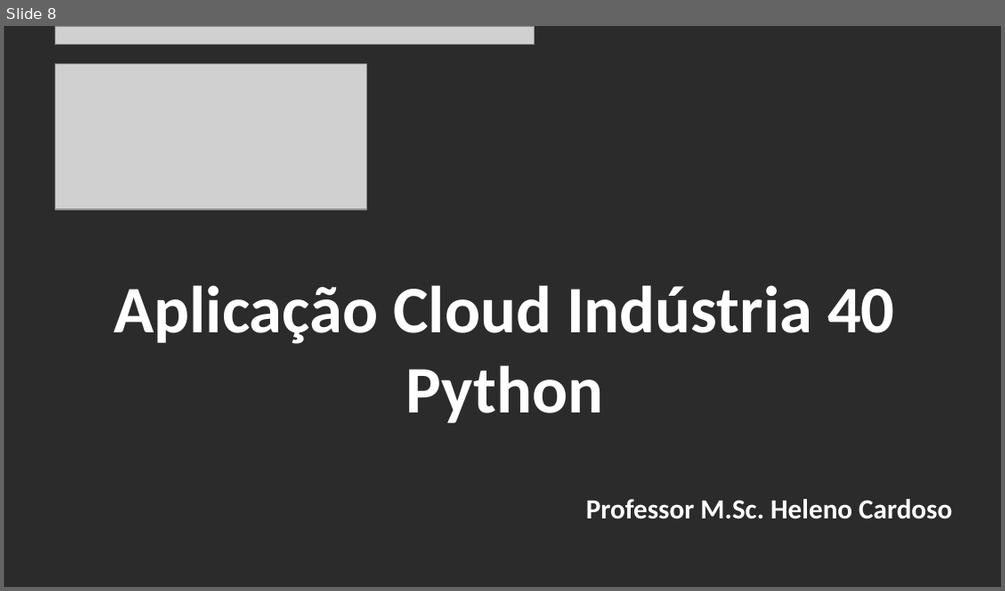
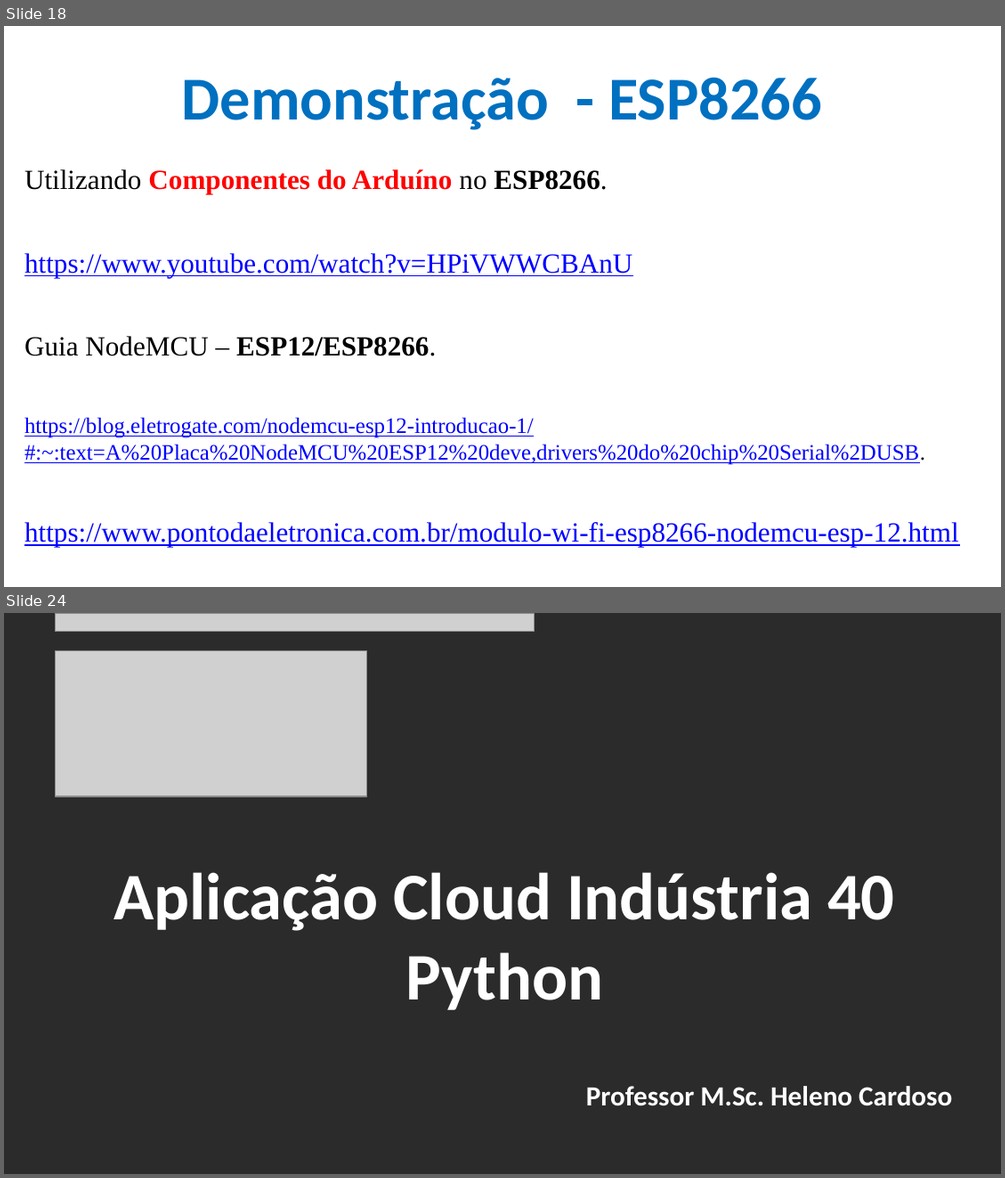
Before and after one commit to CloudEducationBrazil/WydenArea1AplicacaoCloudIndustria40Python, a slide deck: 01 Classes/Aula 05 - Aplicação Cloud Indústria 40 Python IoT Plataforma Nodemcu.pptx. Shown one above the other, each under a label of ours: slide 8 before the commit, slides 18 and 24 after it; the slides between them are not shown. The pictures are 1005x591 and 1005x1178 pixels, drawn with LibreOffice and Linux fonts; fonts in the diff are those of the drawing; grey boxes stand for pictures; background and template pictures are left out; a plain dark background stands for a picture behind light text. Boxes give left, top, right and bottom in pixels: in the first picture for what was removed or moved away, otherwise in the second. Text is boxed around its words. In the diff, an @@ line names an element or a change of style, - is before the commit and + after.

```diff
--- a/01 Classes/Aula 05 - Aplicação Cloud Indústria 40 Python IoT Plataforma Nodemcu.pptx
+++ b/01 Classes/Aula 05 - Aplicação Cloud Indústria 40 Python IoT Plataforma Nodemcu.pptx
@@ slide 18 added at bbox=[4, 26, 1001, 587], background picture (left out) @@
@@ title added at bbox=[182, 77, 822, 130], 44 pt, text #0070C0, bold @@
+Demonstração - ESP8266
@@ text added at bbox=[24, 169, 959, 547], 20 pt, text #0000FF, underline @@
+Utilizando Componentes do Arduíno no ESP8266.
+https://www.youtube.com/watch?v=HPiVWWCBAnU
+Guia NodeMCU – ESP12/ESP8266.
+https://blog.eletrogate.com/nodemcu-esp12-introducao-1/#:~:text=A%20Placa%20NodeMCU%20ESP12%20deve,drivers%20do%20chip%20Serial%2DUSB.
+https://www.pontodaeletronica.com.br/modulo-wi-fi-esp8266-nodemcu-esp-12.html
@@ what was slide 8 is now slide 24 @@
```
Also in this commit, not shown: 6 slides changed, 15 other slides added.
